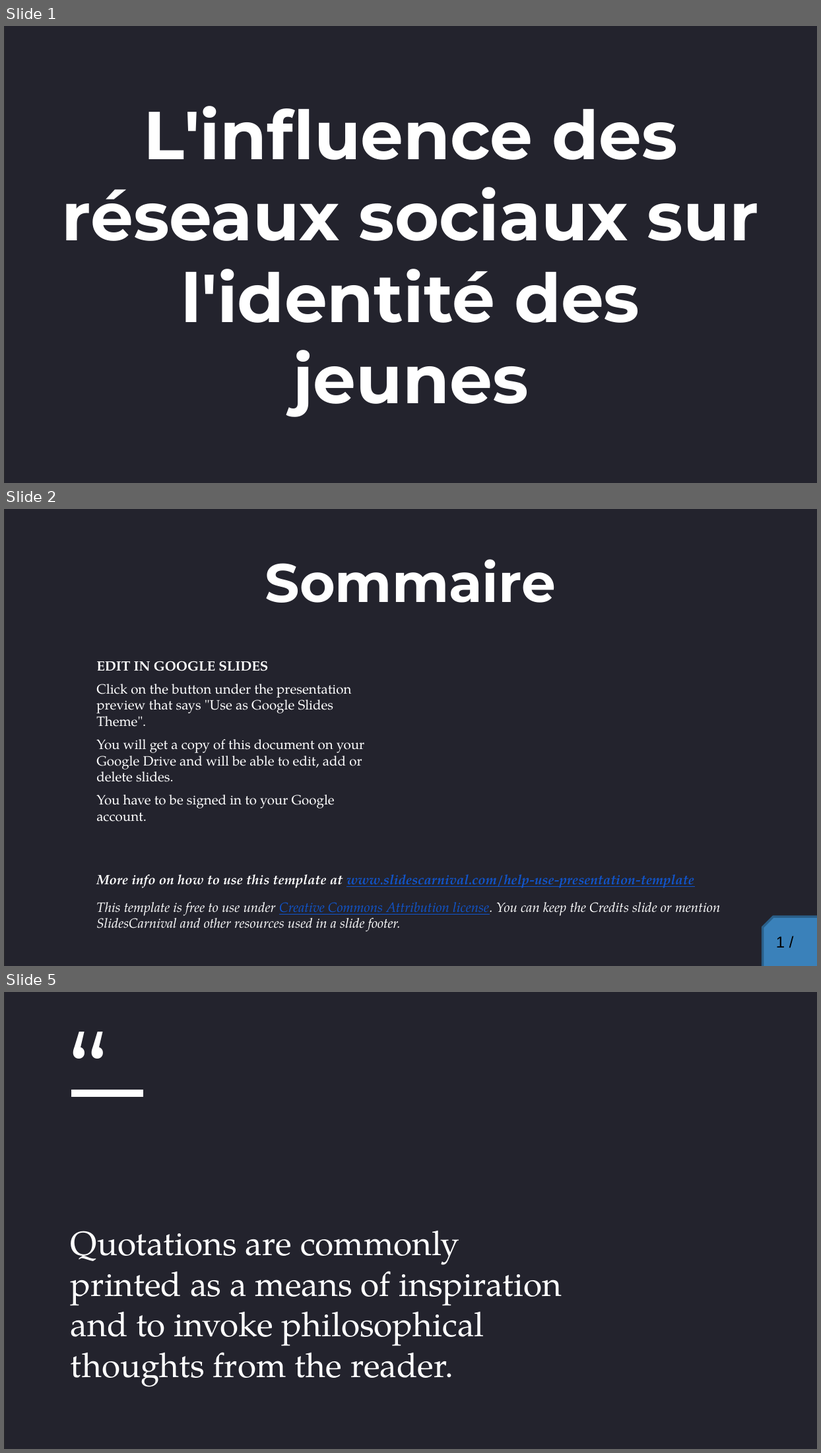
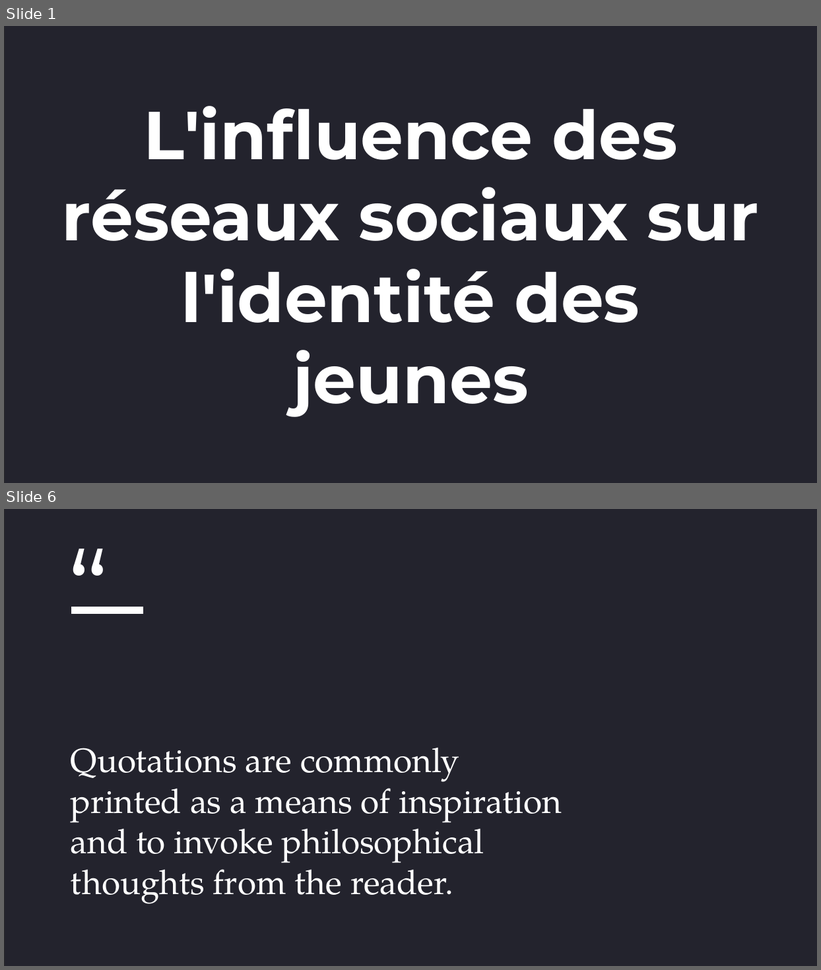
Before and after one commit to ChristianCarbonara/TPA, a slide deck: presentation.pptx. Shown one above the other, each under a label of ours: slides 1, 2 and 5 before the commit, slides 1 and 6 after it; the slides between them are not shown. The pictures are 821x1453 and 821x970 pixels, drawn with LibreOffice and Linux fonts; fonts in the diff are those of the drawing; background and template pictures are left out; a plain dark background stands for a picture behind light text. Boxes give left, top, right and bottom in pixels: in the first picture for what was removed or moved away, otherwise in the second. Text is boxed around its words. In the diff, an @@ line names an element or a change of style, - is before the commit and + after.

```diff
--- a/presentation.pptx
+++ b/presentation.pptx
@@ slide 2 removed at [4,509,817,966], background picture (left out); not listed: 1 template element that a slide beside it also shows @@
@@ title removed at [265,559,556,603] @@
-Sommaire
@@ text removed at [96,661,364,809] @@
-EDIT IN GOOGLE SLIDES
-Click on the button under the presentation preview that says "Use as Google Slides Theme".
-You will get a copy of this document on your Google Drive and will be able to edit, add or delete slides.
-You have to be signed in to your Google account.
@@ text removed at [96,875,720,930] @@
-More info on how to use this template at www.slidescarnival.com/help-use-presentation-template
-This template is free to use under Creative Commons Attribution license. You can keep the Credits slide or mention SlidesCarnival and other resources used in a slide footer.
@@ snip same rect removed at [762,917,817,966] @@
@@ text removed at [776,937,785,948] @@
-1 /
@@ what was slide 5 is now slide 6 @@
```
Also in this commit, not shown: 3 slides changed, 2 slides added, 1 other slide removed.
